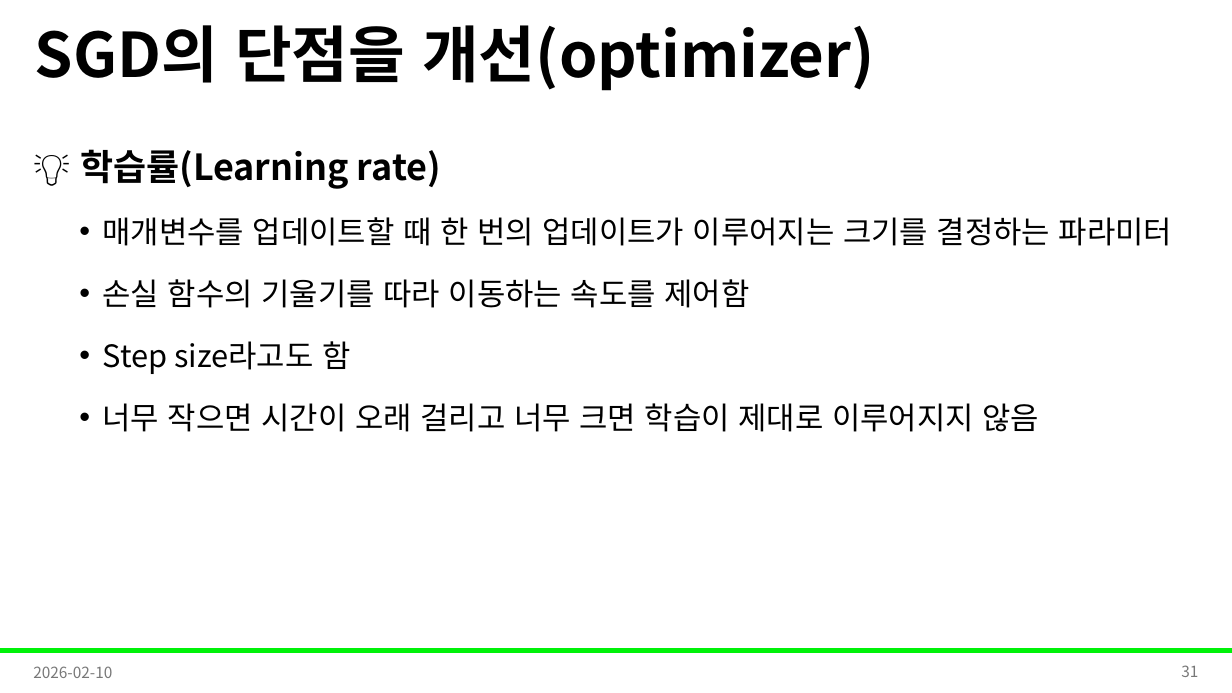
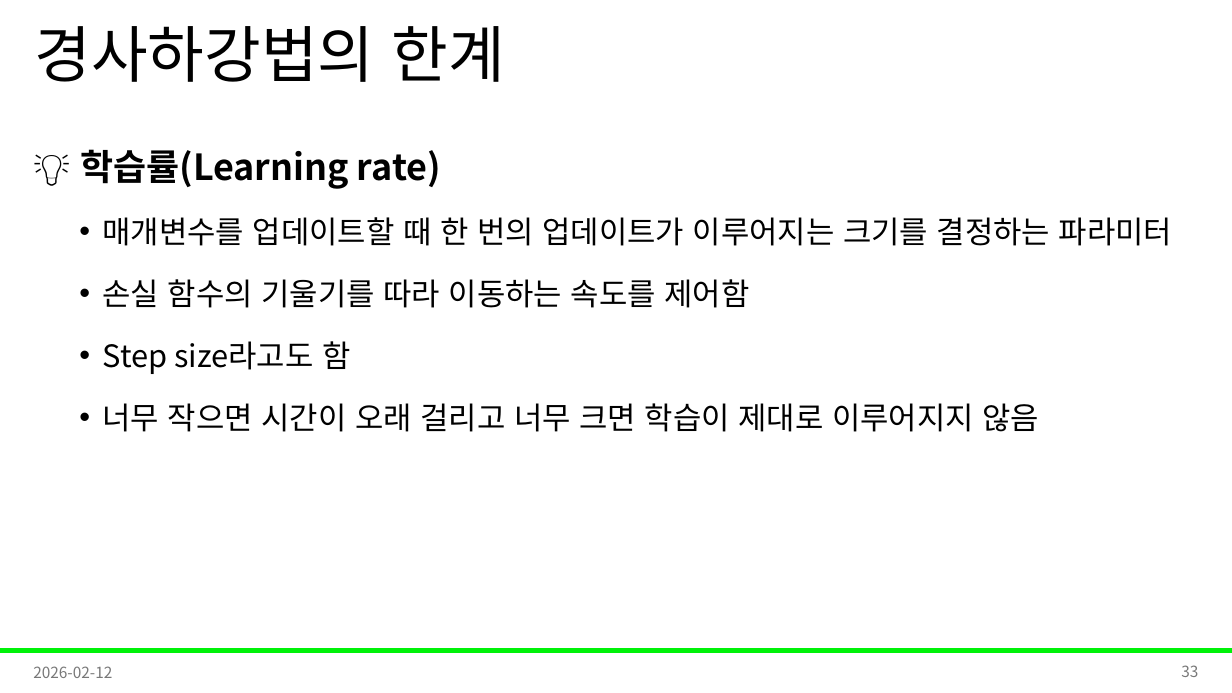
Before and after one commit to Leader-Lesson/KDT_RE_5th, a slide deck: slide 33 of material/5_AI/09_회귀와경사하강법.pptx (slide 31 before the commit). Drawn at 1232x693 pixels with LibreOffice and Linux fonts; fonts in the diff are those of the drawing; background and template pictures are left out. Boxes give left, top, right and bottom in pixels: in the first picture for what was removed or moved away, otherwise in the second. Text is boxed around its words. In the diff, an @@ line names an element or a change of style, - is before the commit and + after.

```diff
--- a/material/5_AI/09_회귀와경사하강법.pptx
+++ b/material/5_AI/09_회귀와경사하강법.pptx
@@ title at (35,26,505,82): text changed; bold off @@
-SGD의 단점을 개선(optimizer)
+경사하강법의 한계
@@ text at (33,666,112,678): text changed @@
-2026-02-10
+2026-02-12
@@ page number at (1181,665,1198,677): text changed @@
-31
+33
```
Also in this commit, not shown: 34 other slides changed, 3 slides added, 2 other files.
